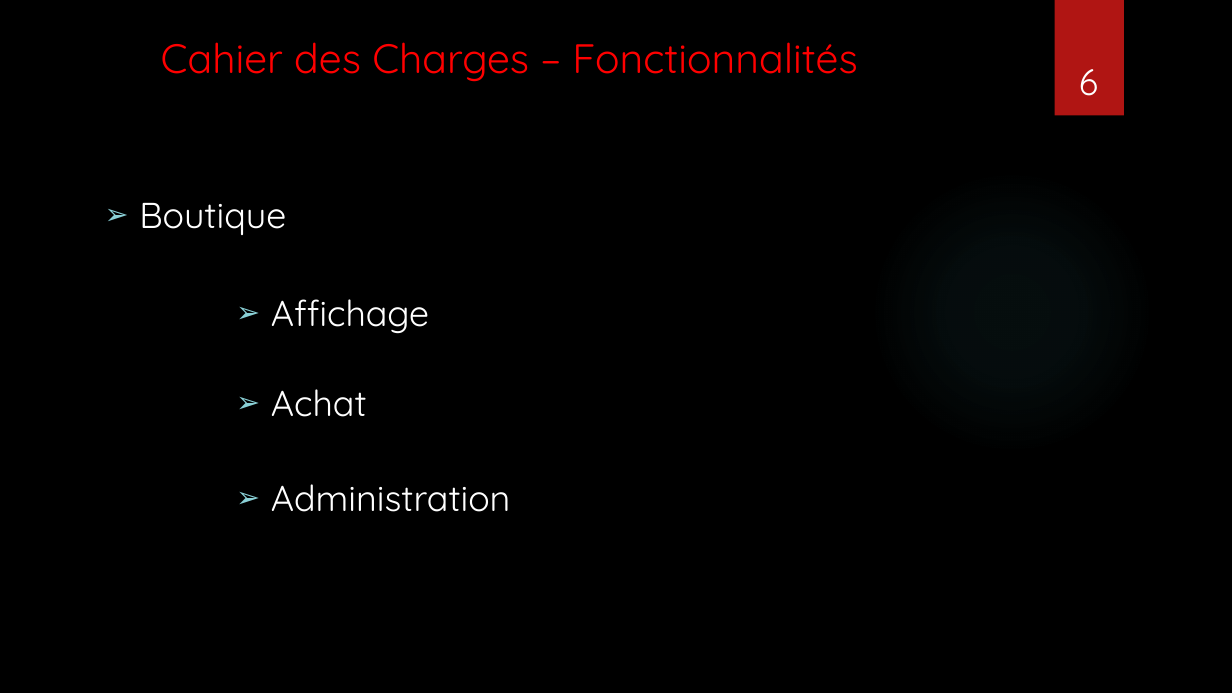
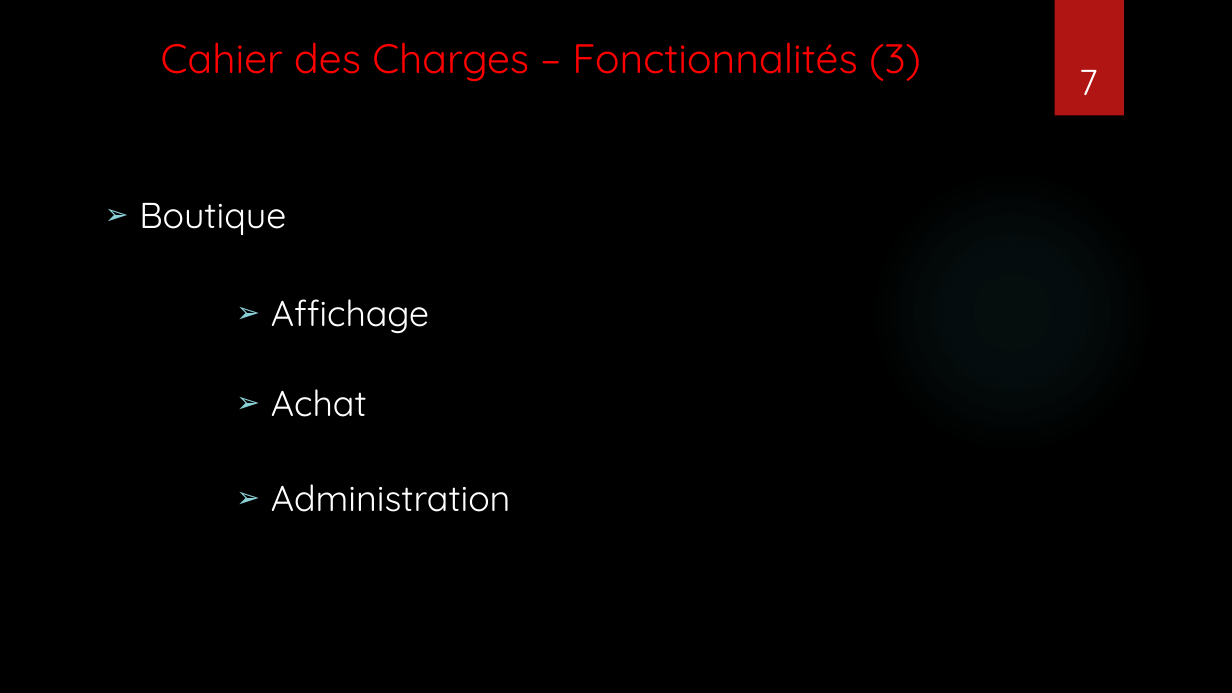
Before and after one commit to Vinspi/DropDaBomb, a slide deck: slide 7 of Documentation/PresentationPIA.pptx (slide 6 before the commit). Drawn at 1232x693 pixels with LibreOffice and Linux fonts; fonts in the diff are those of the drawing; background and template pictures are left out. Boxes give left, top, right and bottom in pixels: in the first picture for what was removed or moved away, otherwise in the second. Text is boxed around its words. In the diff, an @@ line names an element or a change of style, - is before the commit and + after.

```diff
--- a/Documentation/PresentationPIA.pptx
+++ b/Documentation/PresentationPIA.pptx
@@ title at <box>161,42,921,82</box>: text changed @@
-Cahier des Charges – Fonctionnalités
+Cahier des Charges – Fonctionnalités (3)
@@ page number at <box>1079,70,1098,95</box>: text changed @@
-6
+7
```
Also in this commit, not shown: 5 other slides changed, 1 slide added, 1 other file.
